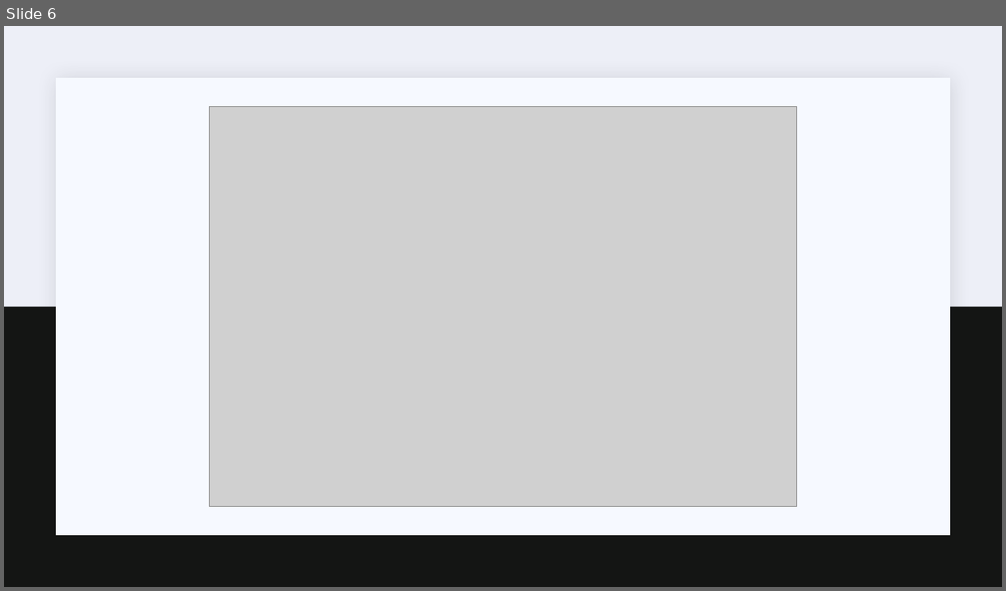
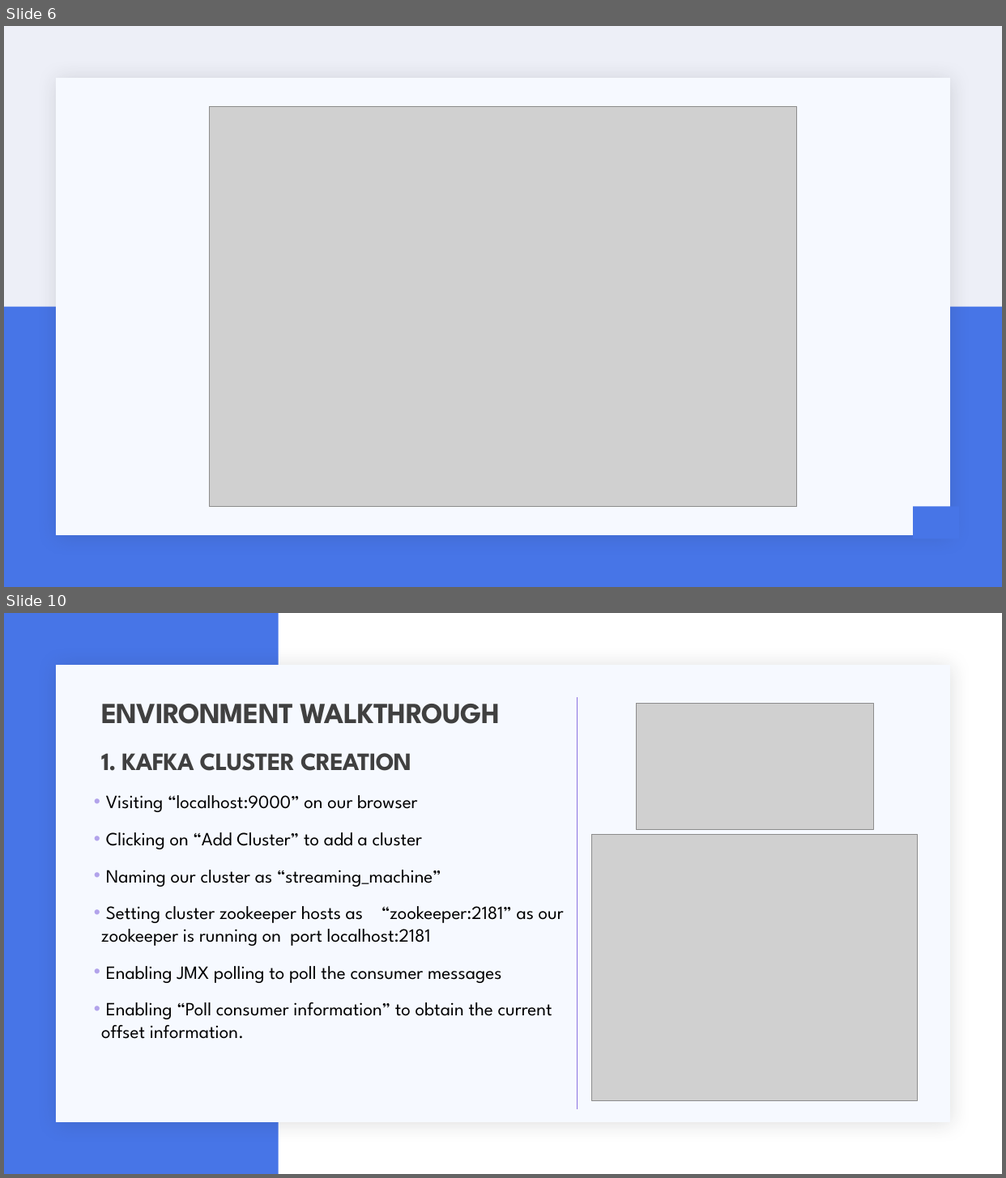
Before and after one commit to ranjith-ofcl/kafka_data_streaming, a slide deck: documents/about_project.pptx. Shown one above the other, each under a label of ours: slide 6 before the commit, slides 6 and 10 after it; the slides between them are not shown. The pictures are 1006x591 and 1006x1178 pixels, drawn with LibreOffice and Linux fonts; fonts in the diff are those of the drawing; grey boxes stand for pictures. Boxes give left, top, right and bottom in pixels: in the first picture for what was removed or moved away, otherwise in the second. Text is boxed around its words. In the diff, an @@ line names an element or a change of style, - is before the commit and + after.

```diff
--- a/documents/about_project.pptx
+++ b/documents/about_project.pptx
@@ slide 10 added at bbox=[4, 613, 1002, 1174], background #FFFFFF; not listed: 1 template element that a slide beside it also shows @@
@@ rectangle added at bbox=[4, 613, 278, 1174], fill #4775E7 @@
@@ title added at bbox=[101, 704, 500, 724], 28 pt, text #404040, bold @@
+ENVIRONMENT WALKTHROUGH
@@ line added from (577, 697) to (577, 1110), #8971E1 1 pt @@
@@ picture added at bbox=[637, 703, 874, 829] @@
@@ text added at bbox=[101, 753, 411, 771], 24 pt, text #404040, bold @@
+1. KAFKA CLUSTER CREATION
@@ text added at bbox=[101, 795, 564, 1039], 18 pt, text #000000 @@
+• Visiting “localhost:9000” on our browser
+• Clicking on “Add Cluster” to add a cluster
+• Naming our cluster as “streaming_machine”
+• Setting cluster zookeeper hosts as “zookeeper:2181” as our zookeeper is running on port localhost:2181
+• Enabling JMX polling to poll the consumer messages
+• Enabling “Poll consumer information” to obtain the current offset information.
@@ picture added at bbox=[592, 835, 918, 1102] @@
@@ slide 6 changed as well @@
@@ rectangle at bbox=[4, 307, 1002, 587]: fill #141514 to #4775E7 @@
@@ rectangle added at bbox=[914, 506, 959, 539], fill #4775E7 @@
```
Also in this commit, not shown: 6 other slides changed, 8 other slides added, 10 slides removed, 11 other files.
